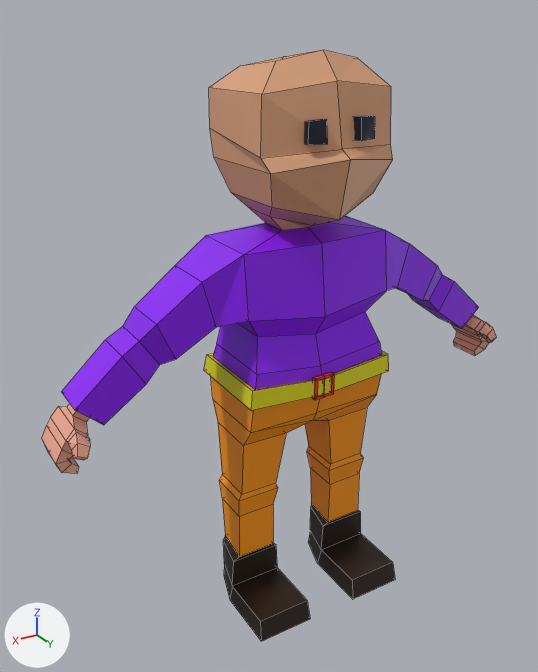
The Blender file blends/002-low_poly_char_finished.blend: old version first, new version second.
The view is the same before and after, from a 50 mm lens placed at (1.2, 1.837, 1.861), pointed at (0.118, 0.034, 0.959). Lighting does not change. The marker at lower left points along +X, +Y and +Z. Mesh edges are drawn as thin lines.
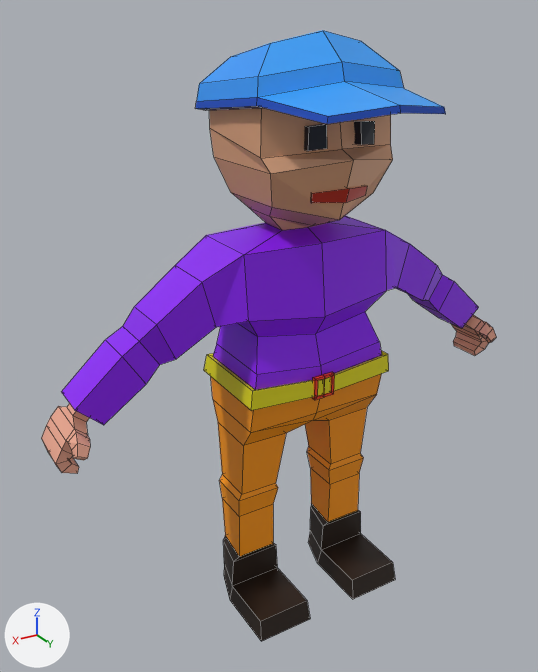
Changed parts and their boxes (x1, y1, x2, y2) in the pictures (538 x 672 px):
'Cube', reshaped
    before: (41, 50, 496, 642)
    after: (41, 30, 496, 642)
part 1 of me_cube_001, added (blue)
    after: (195, 30, 446, 124)
part 2 of me_cube_001, built on
    before: (261, 116, 393, 220)
    after: (261, 121, 393, 220)

Diff of the bpy script that builds the scene:
```diff
--- a/blends/002-low_poly_char_finished.blend.py
+++ b/blends/002-low_poly_char_finished.blend.py
@@ me_cube_001 @@
 # used by ob_cube; location = (0.0, 0.0, 0.0)
 # verts and faces of me_cube_001; kept vertices keep their numbers, new ones are numbered from 192
 # before: 115 (0.0, 0.25, 1.52) at pixel (350, 159), 184 (-0.1, 0.16, 1.55), 185 (-0.05, 0.17, 1.55), 186 (-0.1, 0.16, 1.61), 187 (-0.05, 0.16, 1.61)
 # before: 188 (-0.06, 0.22, 1.56) at pixel (361, 140), 189 (-0.06, 0.22, 1.62) at pixel (361, 116), 190 (-0.11, 0.21, 1.56) at pixel (374, 138), 191 (-0.11, 0.21, 1.61) at pixel (375, 116)
-me_cube_001.from_pydata(...)  # 192 vertices, 170 faces; spans x -0.81..0.0, y -0.18..0.25, z 0.0..1.78
+me_cube_001.from_pydata(...)  # 232 vertices, 198 faces; spans x -0.81..0.0, y -0.18..0.44, z 0.0..1.83
+# me_cube_001 part 1: a new loose piece of 32 vertices spanning x -0.25..0.0, y -0.18..0.44, z 1.62..1.83, in mat_material_001
+# me_cube_001 part 2
+for i in [*range(184, 188), 191]: verts[i] += (0.0, 0.0, -0.01)
+for i in [188, 189, 190]: verts[i] += (0.0, 0.0, -0.02)
+verts[115] = (0.0, 0.26, 1.52)  # moved, pixel (353, 160)
+verts[192] = (0.0, 0.23, 1.44)
+verts[193] = (-0.09, 0.2, 1.43)
+verts[194] = (0.0, 0.22, 1.4)
+verts[195] = (-0.09, 0.2, 1.4)
+verts[196] = (0.0, 0.25, 1.44)  # pixel (349, 188)
+verts[197] = (-0.09, 0.21, 1.43)  # pixel (367, 185)
+verts[198] = (0.0, 0.24, 1.4)  # pixel (345, 202)
+verts[199] = (-0.09, 0.21, 1.4)  # pixel (365, 195)
+faces += [(192, 193, 195, 194), (196, 198, 199, 197), (194, 195, 199, 198), (193, 197, 199, 195), (192, 196, 197, 193)]
 me_cube_001.materials.append(mat_material_001)
```
